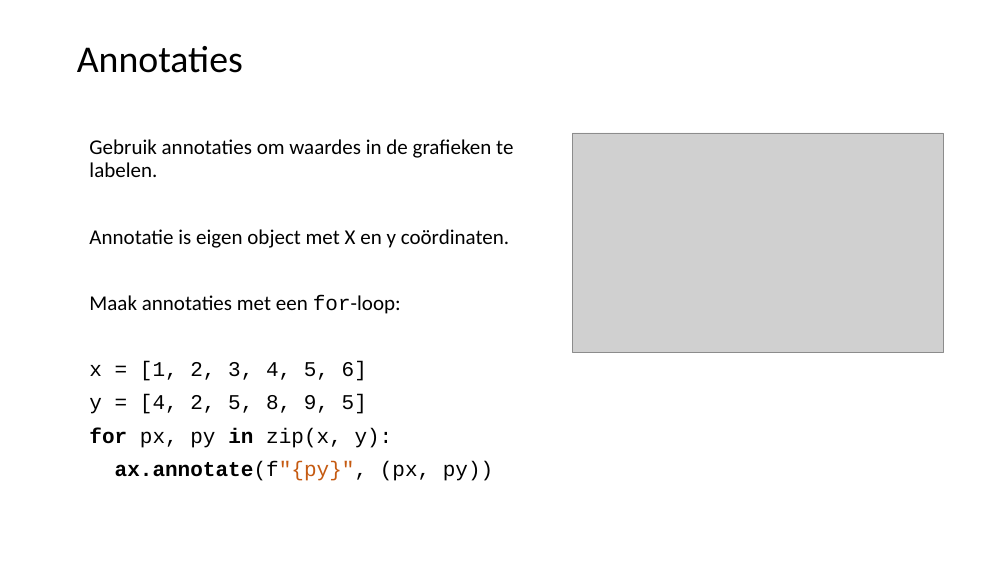
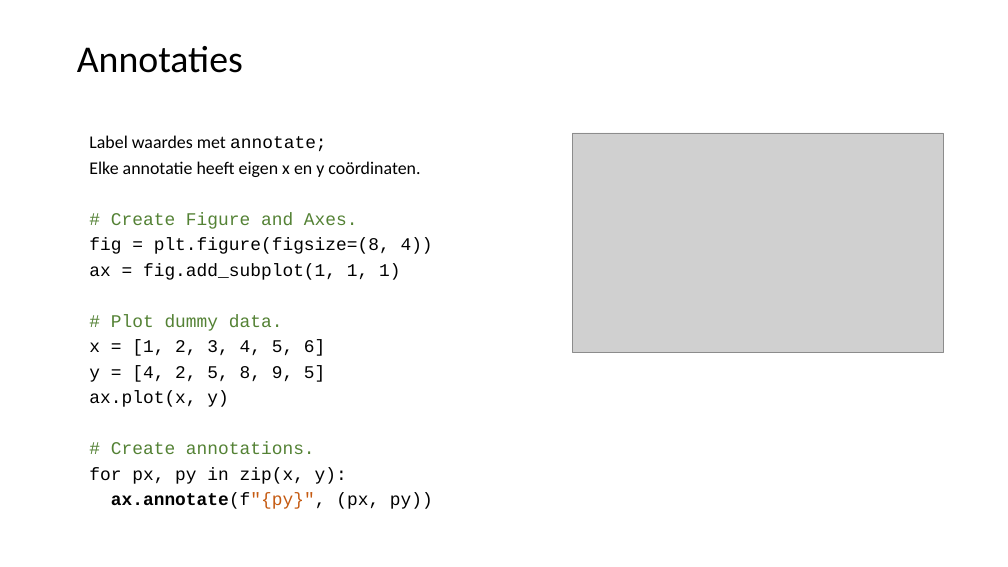
Before and after one commit to LFKoning/knowledge-sharing, a slide deck: slide 28 of python_course/3_pandas_plotting/python_cursus_3.pptx (slide 29 before the commit). Drawn at 1008x567 pixels with LibreOffice and Linux fonts; fonts in the diff are those of the drawing; grey boxes stand for pictures. Boxes give left, top, right and bottom in pixels: in the first picture for what was removed or moved away, otherwise in the second. Text is boxed around its words. In the diff, an @@ line names an element or a change of style, - is before the commit and + after.

```diff
--- a/python_course/3_pandas_plotting/python_cursus_3.pptx
+++ b/python_course/3_pandas_plotting/python_cursus_3.pptx
@@ text at (x1=89, y1=135, x2=433, y2=331): text changed; size 20 to 17 pt; font Calibri to Courier New @@
-Gebruik annotaties om waardes in de grafieken te labelen.
-Annotatie is eigen object met X en y coördinaten.
-Maak annotaties met een for-loop:
+Label waardes met annotate;
+Elke annotatie heeft eigen x en y coördinaten.
+# Create Figure and Axes.
+fig = plt.figure(figsize=(8, 4))
+ax = fig.add_subplot(1, 1, 1)
+# Plot dummy data.
@@ text at (x1=89, y1=340, x2=433, y2=509): size 20 to 17 pt in "x = [1, 2, 3, 4, 5, ...", "y = [4, 2, 5, 8, 9, ...", "for px, py in zip(x, y):", "ax.annotate(f"{py}", (px, py))"; bold off in "for in"; line spacing 0.9 to 0.7 @@
@@ text at (x1=89, y1=391, x2=315, y2=454): paragraphs added @@
+ax.plot(x, y)
+# Create annotations.
```
Also in this commit, not shown: 12 other slides changed, 1 slide removed.
